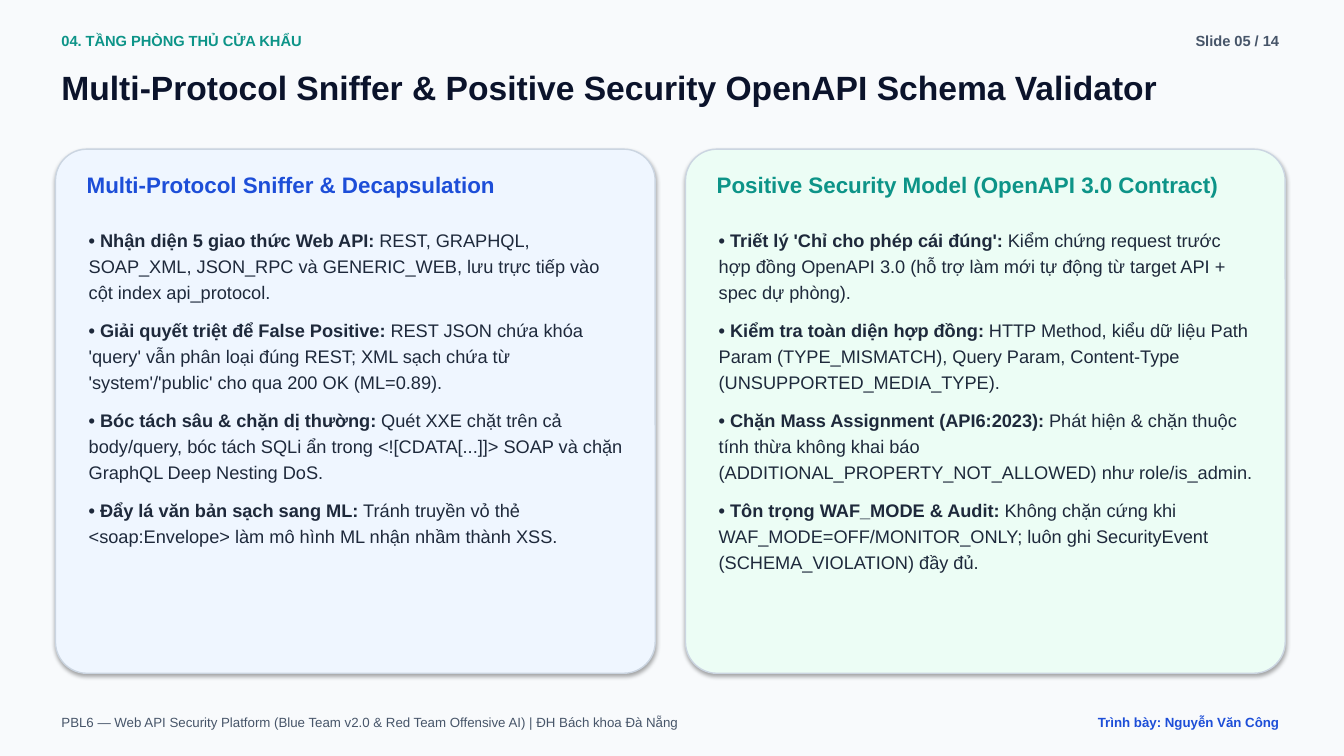
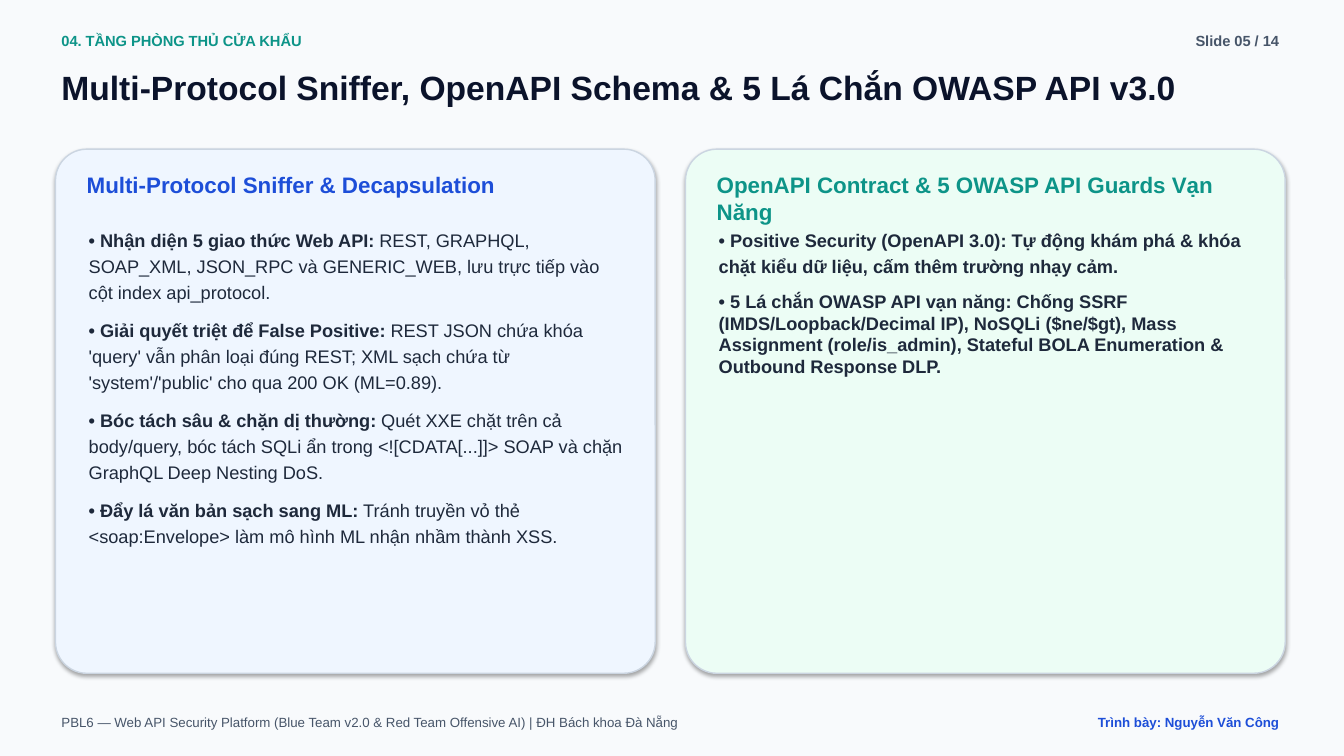
Before and after one commit to vcongggggg/pbl6, a slide deck: slide 5 of docs/reports/PBL6_Academic_Defense_Slides.pptx. Drawn at 1344x756 pixels with LibreOffice and Linux fonts; fonts in the diff are those of the drawing. Boxes give left, top, right and bottom in pixels: in the first picture for what was removed or moved away, otherwise in the second. Text is boxed around its words. In the diff, an @@ line names an element or a change of style, - is before the commit and + after.

```diff
--- a/docs/reports/PBL6_Academic_Defense_Slides.pptx
+++ b/docs/reports/PBL6_Academic_Defense_Slides.pptx
@@ text at [61, 73, 1175, 107]: text changed @@
-Multi-Protocol Sniffer & Positive Security OpenAPI Schema Validator
+Multi-Protocol Sniffer, OpenAPI Schema & 5 Lá Chắn OWASP API v3.0
@@ text at [717, 176, 1213, 225]: text changed @@
-Positive Security Model (OpenAPI 3.0 Contract)
+OpenAPI Contract & 5 OWASP API Guards Vạn Năng
@@ text at [719, 233, 1240, 377]: text changed; bold on @@
-• Triết lý 'Chỉ cho phép cái đúng': Kiểm chứng request trước hợp đồng OpenAPI 3.0 (hỗ trợ làm mới tự động từ target API + spec dự phòng).
-• Kiểm tra toàn diện hợp đồng: HTTP Method, kiểu dữ liệu Path Param (TYPE_MISMATCH), Query Param, Content-Type (UNSUPPORTED_MEDIA_TYPE).
-• Chặn Mass Assignment (API6:2023): Phát hiện & chặn thuộc tính thừa không khai báo (ADDITIONAL_PROPERTY_NOT_ALLOWED) như role/is_admin.
-• Tôn trọng WAF_MODE & Audit: Không chặn cứng khi WAF_MODE=OFF/MONITOR_ONLY; luôn ghi SecurityEvent (SCHEMA_VIOLATION) đầy đủ.
+• Positive Security (OpenAPI 3.0): Tự động khám phá & khóa chặt kiểu dữ liệu, cấm thêm trường nhạy cảm.
+• 5 Lá chắn OWASP API vạn năng: Chống SSRF (IMDS/Loopback/Decimal IP), NoSQLi ($ne/$gt), Mass Assignment (role/is_admin), Stateful BOLA Enumeration & Outbound Response DLP.
```
Also in this commit, not shown: 5 other slides changed, 11 other files.
